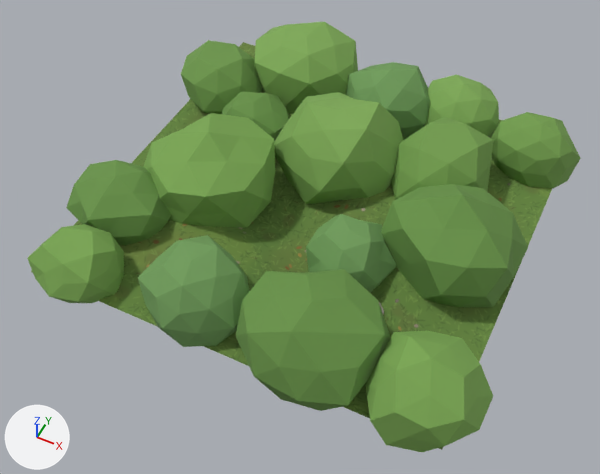
The glTF model assets/3D/forest_tiles/forest_border_full_b.glb: old version first, new version second.
Camera for both pictures: a 50 mm camera at (2.39, -5.25, 6.42) aimed at (0.01, -0.48, 0.46). The lights are fixed; the arrows at lower left show +X, +Y and +Z. The picture after the commit comes second. Objects named as collision shapes, trigger or cutter boxes, shadow casters or lower levels of detail are left out. Where no turn or scale is listed for an object, it has been applied to the vertices.

Names of what the first picture shows: 'border_full_b_Ground', 'border_full_b_Undergrowth'.
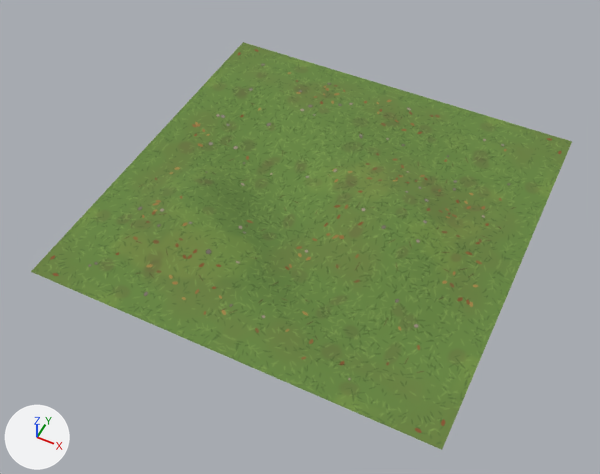
What differs and where, as boxes [x1, y1, x2, y2] in the pictures (600 x 474 px):
'border_full_b_Undergrowth', deleted (green)
    before: [27, 22, 581, 452]
'border_full_b_Ground', unchanged, uncovered by the edit
    before: [31, 42, 552, 450]
    after: [31, 42, 572, 450]

The change in detail:
Object 'border_full_b_Undergrowth' (ob_border_full_b_undergrowth) is deleted.
